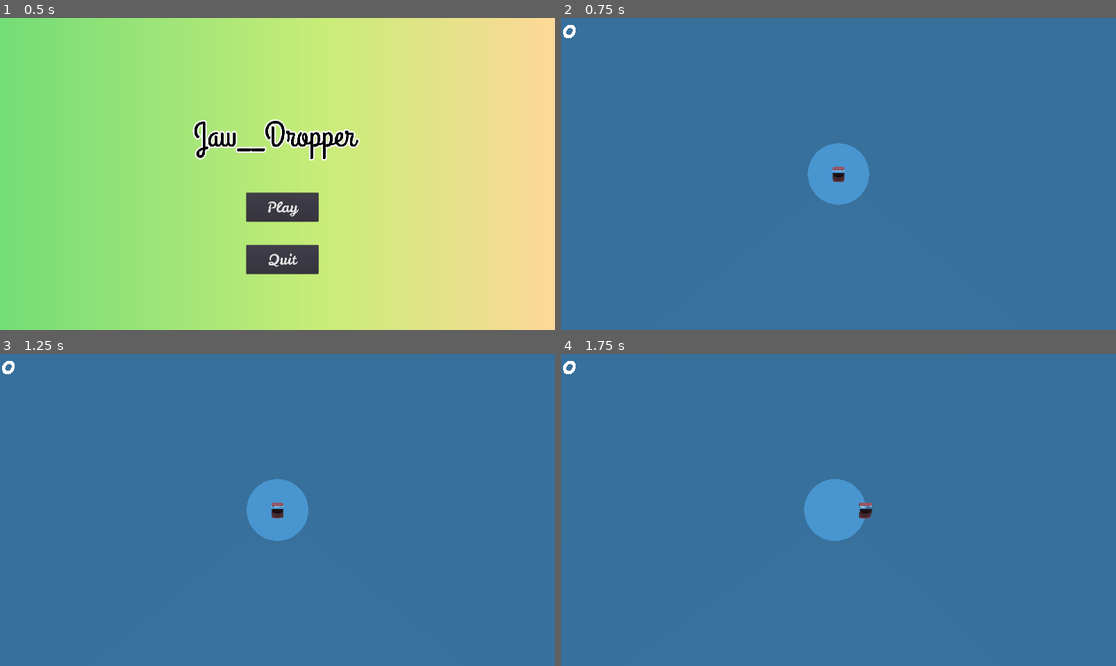
Above: before the commit, frames 1-4 (two rows, left to right).
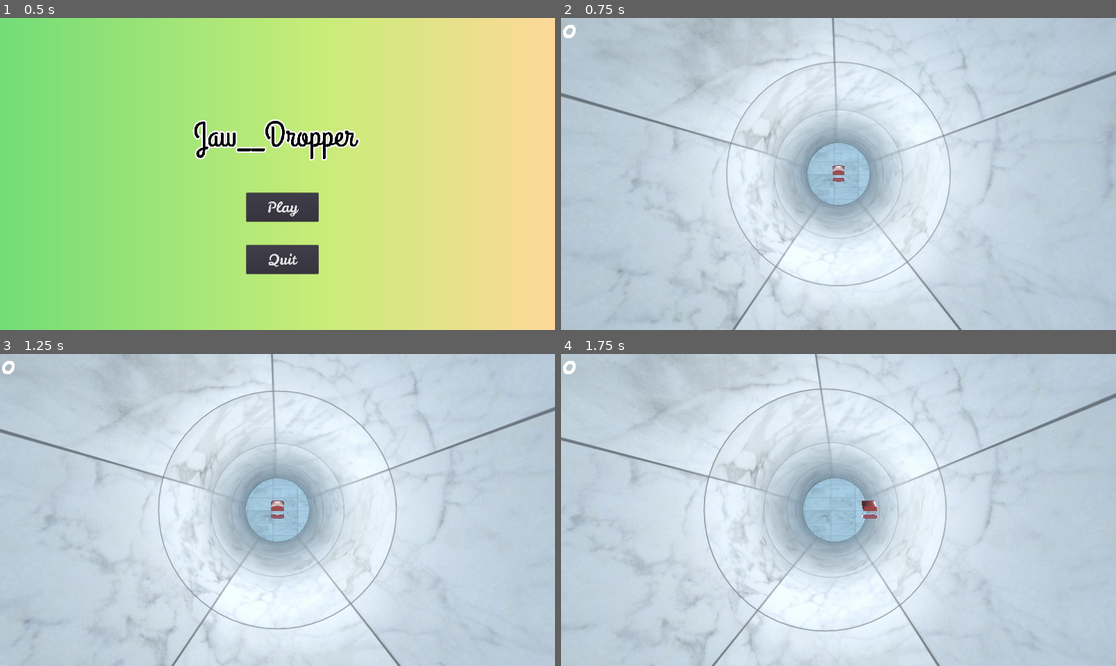
Above: after the commit, the same moments.

Repository: KajuKaVyapari/jaw__dropper
Game: Godot game, scene res://scenes/ui/main_menu.tscn
Two runs of this game, one before a commit and one after it. Both use one fixed random seed, a clock stepped at 60 frames per second and the inputs below.
Inputs:
- Up to frame 1 (0.5 s): no input
- Up to frame 2 (0.75 s): click "Play" at 0.5 s
- Up to frame 3 (1.25 s): no input
- Up to frame 4 (1.75 s): hold Right (ui_right) from 1.28 s (still down)

Frame 1 is identical in both runs. In frame 2, 100% of the frame differs, in the area x 0-100%, y 0-100%; in frame 3, 100%; in frame 4, 100%.

Commit message:
added tree and well textures, and added more textures, fixed spawner

Diff:
--- /dev/null
+++ b/resources/materials/brick.tres
@@ -0,0 +1,8 @@
+[gd_resource type="SpatialMaterial" load_steps=2 format=2]
+
+[ext_resource path="res://textures/marble.jpg" type="Texture" id=1]
+
+[resource]
+albedo_texture = ExtResource( 1 )
+uv1_scale = Vector3( 1, 2, 0 )
+uv2_scale = Vector3( 0, 0, 0 )
--- /dev/null
+++ b/resources/materials/wood.tres
@@ -0,0 +1,7 @@
+[gd_resource type="SpatialMaterial" load_steps=2 format=2]
+
+[ext_resource path="res://textures/wood.jpg" type="Texture" id=1]
+
+[resource]
+albedo_texture = ExtResource( 1 )
+uv1_scale = Vector3( 1, 3, 1 )
--- a/scenes/obstacle.tscn
+++ b/scenes/obstacle.tscn
@@ -10,16 +10,17 @@
 [node name="obstacle" type="KinematicBody" groups=[
 "obstacle",
 ]]
-transform = Transform( 1.2, 0, 0, 0, 1, 0, 0, 0, 1, 0, 0, 0 )
+transform = Transform( 0.75, 0, 0, 0, 1, 0, 0, 0, 1, 0, 0, 0 )
 script = ExtResource( 1 )
 
 [node name="obstacle_area" type="Area" parent="."]
+transform = Transform( 1, 0, 0, 0, 1, 0, 0, 0, 1, 9.50451, 0, 0 )
 
 [node name="obstacle_hitbox" type="CollisionShape" parent="obstacle_area"]
 transform = Transform( -6.51494e-07, 1.00463, 0, -3.99884, -1.63676e-07, 0, 0, 0, 4, 0, 0, 0 )
 shape = SubResource( 1 )
 
 [node name="tree_branch" parent="." instance=ExtResource( 2 )]
-transform = Transform( 1, 0, 0, 0, 1, 0, 0, 0, 1, 12.181, 0, 0.048 )
+transform = Transform( 1, 0, 0, 0, 1, 0, 0, 0, 1, 21.6855, 0, 0.048 )
 [connection signal="area_entered" from="obstacle_area" to="." method="_on_obstacle_area_area_entered"]
 [connection signal="body_entered" from="obstacle_area" to="." method="_on_obstacle_area_body_entered"]
--- a/scenes/tree_branch.tscn
+++ b/scenes/tree_branch.tscn
@@ -1,8 +1,6 @@
 [gd_scene load_steps=3 format=2]
 
-[sub_resource type="SpatialMaterial" id=2]
-flags_transparent = true
-albedo_color = Color( 0.294118, 0.188235, 0.188235, 1 )
+[ext_resource path="res://resources/materials/wood.tres" type="Material" id=1]
 
 [sub_resource type="ArrayMesh" id=1]
 resource_name = "Cube"
@@ -13,7 +11,7 @@
 "blend_shape_data": [  ],
 "format": 97559,
 "index_count": 3408,
-"material": SubResource( 2 ),
+"material": ExtResource( 1 ),
 "name": "Tree",
 "primitive": 4,
 "skeleton_aabb": [  ],
--- a/scenes/world.tscn
+++ b/scenes/world.tscn
@@ -4,12 +4,10 @@
 [ext_resource path="res://scenes/obstacle_spawner.tscn" type="PackedScene" id=2]
 [ext_resource path="res://scenes/coin_spawner.tscn" type="PackedScene" id=3]
 [ext_resource path="res://resources/fonts/Dokdo-Regular.ttf" type="DynamicFontData" id=4]
-
-[sub_resource type="SpatialMaterial" id=1]
-albedo_color = Color( 0.45098, 0.709804, 0.882353, 1 )
+[ext_resource path="res://resources/materials/brick.tres" type="Material" id=5]
 
 [sub_resource type="CylinderMesh" id=2]
-material = SubResource( 1 )
+material = ExtResource( 5 )
 flip_faces = true
 top_radius = 15.0
 bottom_radius = 15.0
@@ -34,10 +32,10 @@
 enabled = true
 
 [node name="player" parent="." instance=ExtResource( 1 )]
-transform = Transform( 0.5, 0, 0, 0, 0.5, 0, 0, 0, 0.5, 0, 15, 0 )
+transform = Transform( -0.5, 0, -1.62921e-07, 0, 0.5, 0, 1.62921e-07, 0, -0.5, 0, 15, 0 )
 
 [node name="player_pivot" type="Position3D" parent="player"]
-transform = Transform( 1, 0, 0, 0, -1.62921e-07, 1, 0, -1, -1.62921e-07, 0, 34.748, 0 )
+transform = Transform( -1, 3.25841e-07, 5.30863e-14, 0, -1.62921e-07, 1, 3.25841e-07, 1, 1.62921e-07, 0, 30, 0 )
 
 [node name="dropper" type="MeshInstance" parent="."]
 transform = Transform( 1, 0, 0, 0, 1, 0, 0, 0, 1, 0, -16.2359, 0 )
@@ -75,3 +73,6 @@
 __meta__ = {
 "_edit_use_anchors_": false
 }
+
+[node name="light" type="OmniLight" parent="."]
+omni_range = 75.0
--- a/scripts/obstacle_spawner.gd
+++ b/scripts/obstacle_spawner.gd
@@ -5,6 +5,7 @@
 onready var spawner = load("res://scenes/obstacle_spawner.tscn")
 var obstacles = []
 var i = 0
+var local_translate
 
 
 func _ready() -> void:
@@ -16,10 +17,12 @@
 	obstacles[i].name = "obstacle_" + str(i)
 	obstacles[i].rotate_y(deg2rad(randi() % 181))
 	obstacles[i].transform.origin.y = get_parent().transform.origin.y + randi() % 10 - randi() % 20
-	obstacles[i].transform.origin.x  += clamp(randi() % 4 - randi() % 8, -4, 4)
+	local_translate = Vector3(clamp(randi() % 4 - randi() % 8, -4, 4),0, 0)
+	translate(get_transform().basis.xform(local_translate))
+	local_translate = Vector3(0 , clamp(randi() % 4 - randi() % 8, -4, 4), 0)
+	translate(get_transform().basis.xform(local_translate))
 	obstacles[i].transform.origin.z  += clamp(randi() % 4 - randi() % 8, -4, 4)
 	get_parent().get_parent().add_child(obstacles[i])
-#	obstacles[i]
 	i += 1
 
 
Binary file added: textures/bricks.jpg
Not shown, added: textures/bricks.jpg.import
Binary file added: textures/marble.jpg
Not shown, added: textures/marble.jpg.import
Not shown, added: textures/well.jpeg.import
Binary file added: textures/well.jpg
Not shown, added: textures/well.jpg.import
Binary file added: textures/well_2.jpeg
Not shown, added: textures/well_2.jpeg.import
Binary file added: textures/wood.jpg
Not shown, added: textures/wood.jpg.import
Binary file added: textures/wood_3.jpg
(and 2 more such lines)
